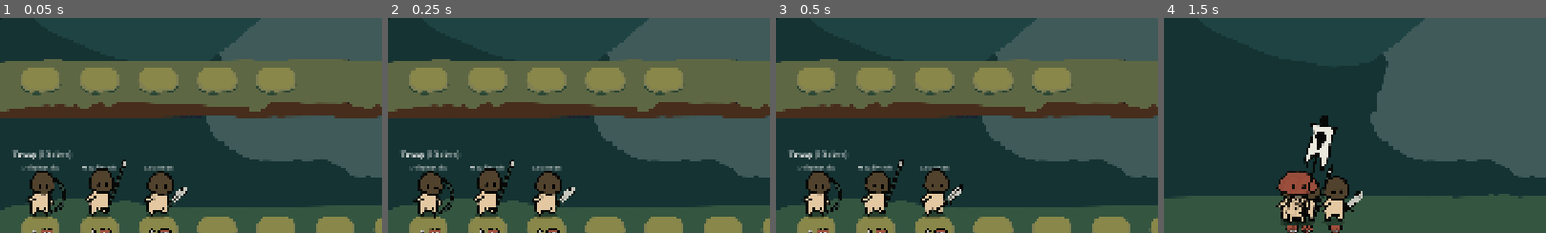
Above: before the commit, frames 1-4 (left to right).
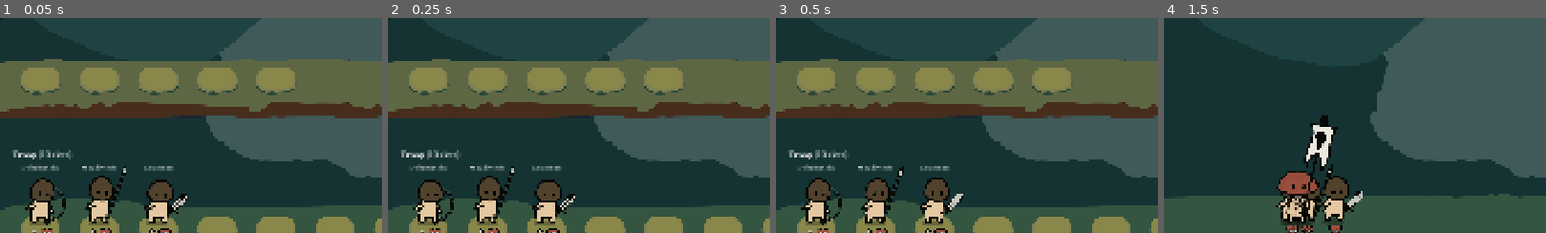
Above: after the commit, the same moments.

Repository: stonecauldron/mycelium-prototype
Game: Godot game, scene res://assets/base/base.tscn
The game is run twice, just before and just after one commit, with the same random seed, the same clock (stepped at 60 frames per second) and the same inputs.
Inputs (mouse positions are % of the whole screen's width and height, from its top left):
- Up to frame 1 (0.05 s): no input
- Up to frame 2 (0.25 s): no input
- Up to frame 3 (0.5 s): no input
- Up to frame 4 (1.5 s): click "Start Battle" at 0.5 s; click (50, 6) at 1.25 s
The pictures show only the part of the screen within x 0-50%, y 25-75%; the shares and areas given below are measured in that part.

The runs differ from the first frame. In frame 1, 4.1% of the frame differs, in the area x 6-49%, y 65-97%; in frame 2, 4.1%; in frame 3, 4.1%; in frame 4, nothing differs.

Commit message:
Scope portrait shadow clearance to the detail card only.
Compact UnitCard portraits keep the old bottom pad; detail cards pass an optional clearance so shadows are not clipped.

Co-authored-by: Cursor <cursoragent@cursor.com>

Diff:
--- a/assets/base/roster_unit_data.gd
+++ b/assets/base/roster_unit_data.gd
@@ -45,7 +45,13 @@
 	return true
 
 
-func mount_portrait(host: Control, portrait_scale: float = 0.55) -> UnitAppearance:
+## shadow_clearance: detail-card only — space below feet for ground shadow (scaled).
+## Leave 0 for compact UnitCard / day-summary portraits (feet near clip bottom).
+func mount_portrait(
+	host: Control,
+	portrait_scale: float = 0.55,
+	shadow_clearance: float = 0.0
+) -> UnitAppearance:
 	if host == null or strain == null:
 		return null
 	var appearance := strain.instantiate_appearance(life_stage_id)
@@ -54,6 +60,7 @@
 	host.add_child(appearance)
 	appearance.scale = Vector2(portrait_scale, portrait_scale)
 	appearance.modulate = UnitStatsData.tint_for_tier(power_tier)
+	host.set_meta("_portrait_shadow_clearance", shadow_clearance)
 	_ensure_portrait_host_sync(host)
 	_sync_portrait_in_host(host)
 	appearance.mount_weapon_appearance(weapon)
@@ -73,16 +80,19 @@
 static func _sync_portrait_in_host(host: Control) -> void:
 	if not is_instance_valid(host):
 		return
-	# Feet-pivoted: origin is at the soles. Ground shadow extends below +Y, so
-	# keep a clearance from the clip edge (not size.y - 4).
-	var bottom_clearance := 24.0
+	var shadow_clearance := 0.0
+	if host.has_meta("_portrait_shadow_clearance"):
+		shadow_clearance = float(host.get_meta("_portrait_shadow_clearance"))
 	for child in host.get_children():
 		if child is UnitAppearance:
 			var appearance := child as UnitAppearance
-			bottom_clearance = maxf(24.0 * appearance.scale.y, 16.0)
+			var bottom_pad := 4.0
+			if shadow_clearance > 0.0:
+				# Feet-pivoted: origin at soles; shadow extends below +Y.
+				bottom_pad = maxf(shadow_clearance * appearance.scale.y, 16.0)
 			appearance.position = Vector2(
 				host.size.x * 0.5,
-				host.size.y - bottom_clearance
+				host.size.y - bottom_pad
 			)
 
 
--- a/assets/base/unit_detail_card/unit_detail_card.gd
+++ b/assets/base/unit_detail_card/unit_detail_card.gd
@@ -4,6 +4,8 @@
 const CARD_SIZE := Vector2(300, 460)
 const CARD_SIZE_NO_PORTRAIT := Vector2(300, 360)
 const PORTRAIT_SCALE := 0.9
+## Extra room under feet so the ground shadow is not clipped (UnitCard keeps default).
+const PORTRAIT_SHADOW_CLEARANCE := 24.0
 
 var unit_data: RosterUnitData
 var show_portrait: bool = true
@@ -161,7 +163,11 @@
 		_portrait_instance = null
 	if not show_portrait or _portrait_host == null or unit_data == null:
 		return
-	_portrait_instance = unit_data.mount_portrait(_portrait_host, PORTRAIT_SCALE)
+	_portrait_instance = unit_data.mount_portrait(
+		_portrait_host,
+		PORTRAIT_SCALE,
+		PORTRAIT_SHADOW_CLEARANCE
+	)
 
 
 func _set_children_mouse_filter_ignore(node: Node) -> void:
